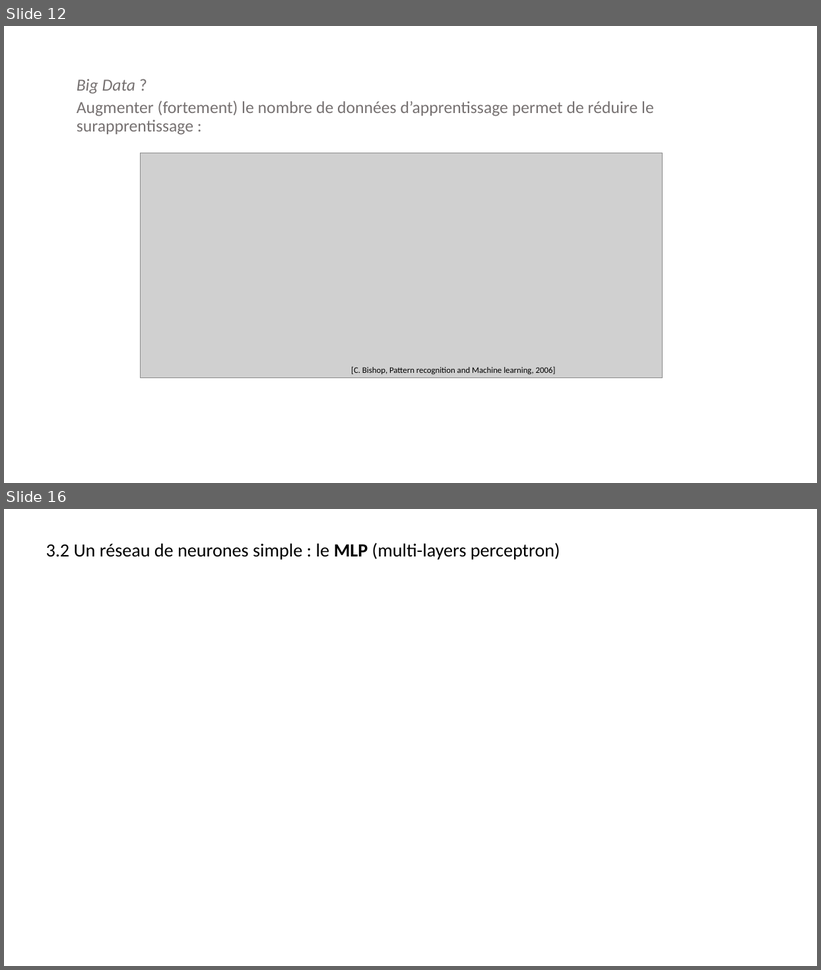
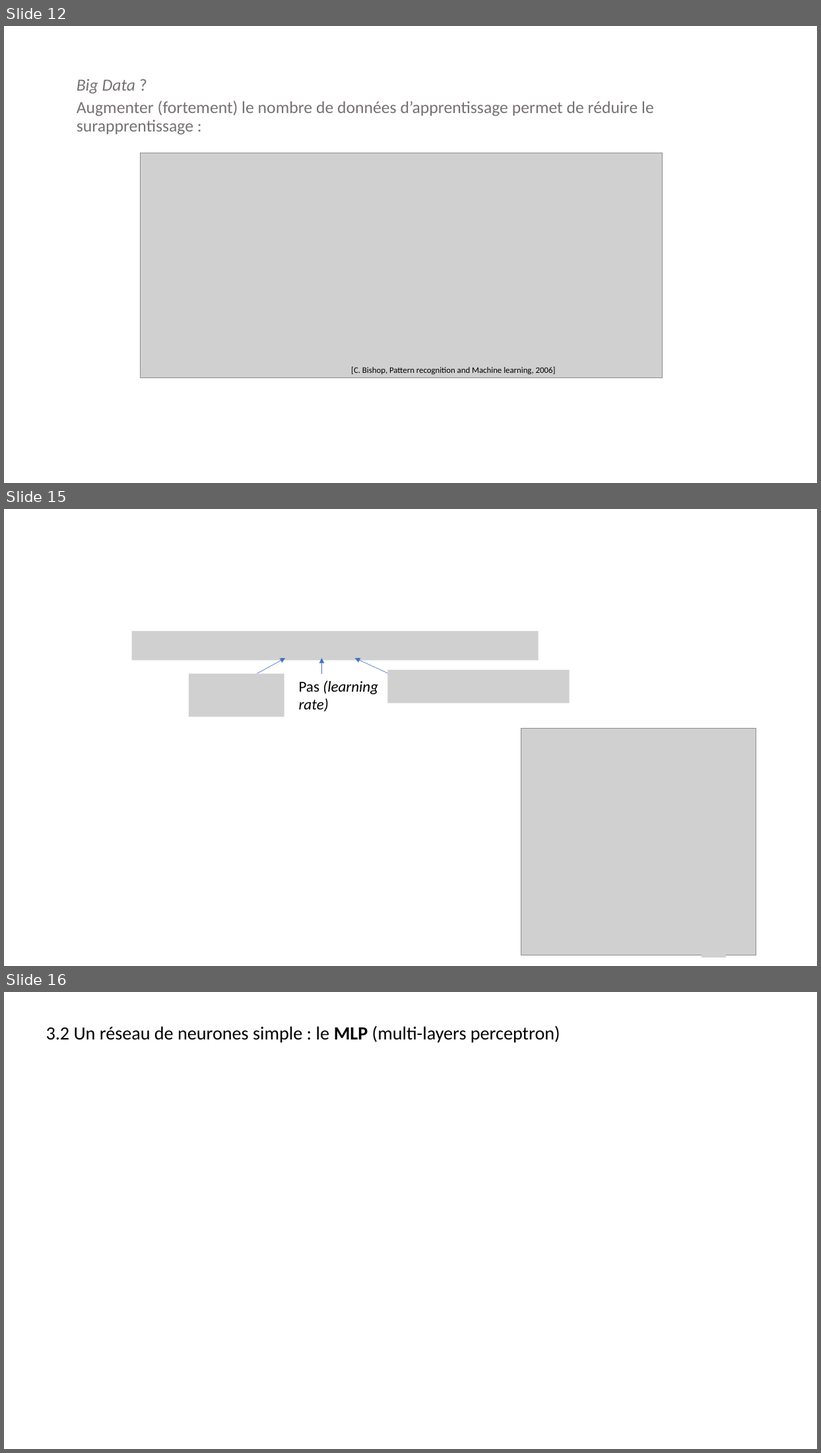
Before and after one commit to jolindien-git/jolindien-git.github.io, a slide deck: Intelligence Artificielle et Analyse de donnees.pptx. Shown one above the other, each under a label of ours: slides 12 and 16 before the commit, slides 12, 15 and 16 after it; the slides between them are not shown. The pictures are 821x970 and 821x1453 pixels, drawn with LibreOffice and Linux fonts; fonts in the diff are those of the drawing; grey boxes stand for pictures. Boxes give left, top, right and bottom in pixels: in the first picture for what was removed or moved away, otherwise in the second. Text is boxed around its words. In the diff, an @@ line names an element or a change of style, - is before the commit and + after.

```diff
--- a/Intelligence Artificielle et Analyse de donnees.pptx
+++ b/Intelligence Artificielle et Analyse de donnees.pptx
@@ slide 15 added at [4,509,817,966], background #FFFFFF @@
@@ group added at [132,631,570,717]: 3 pictures, 3 arrows, 1 text @@
+Pas (learning
+rate)
@@ picture added at [521,729,757,956] @@
@@ picture added at [560,730,584,755] @@
@@ picture added at [702,935,726,958] @@
```
Also in this commit, not shown: 2 slides changed, 1 other slide added, 2 slides removed, 1 other file.
